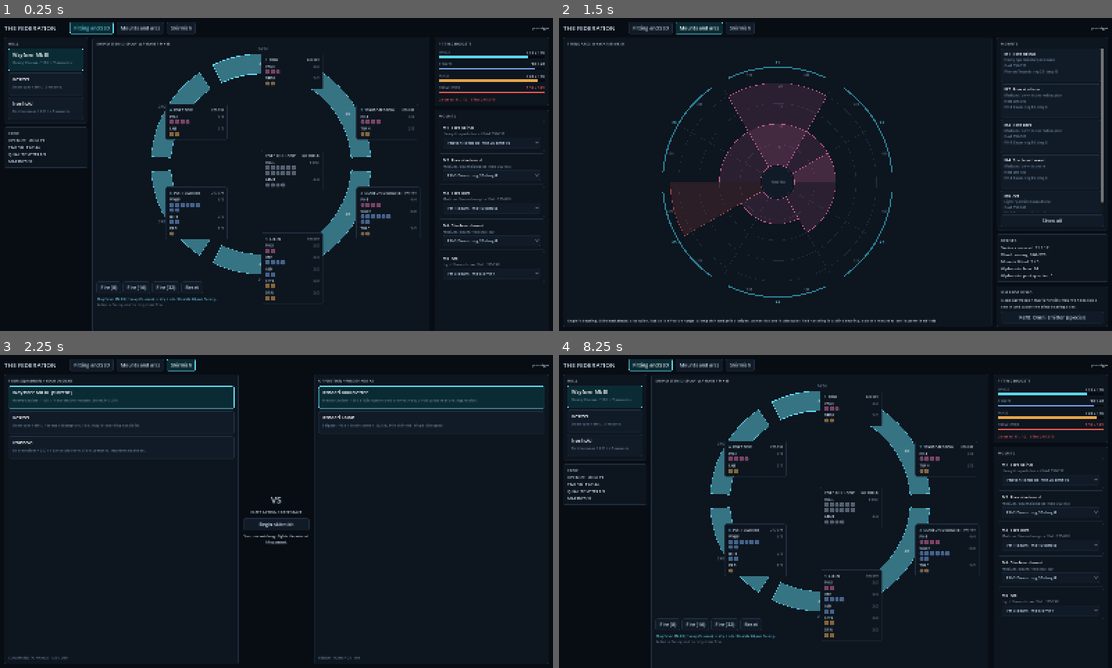
Above: before the commit, frames 1-4 (two rows, left to right).
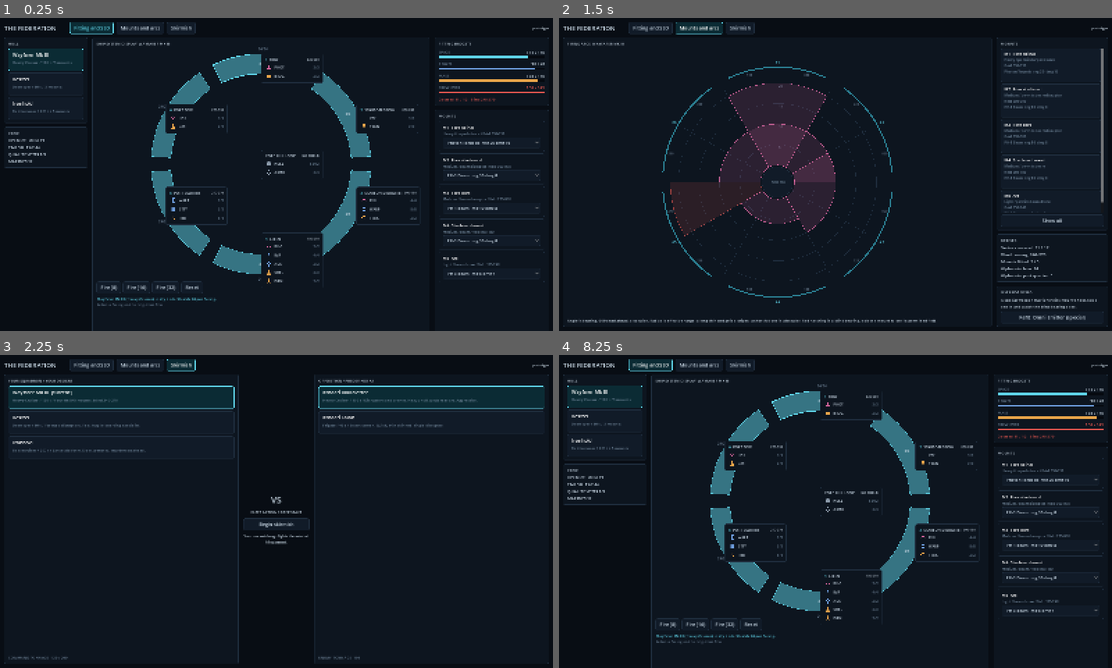
Above: after the commit, the same moments.

Repository: RubenTipparach/the-federation
Game: Godot game, scene res://scenes/main.tscn
The game is run twice, just before and just after one commit, with the same random seed, the same clock (stepped at 60 frames per second) and the same inputs.
Inputs:
- Up to frame 1 (0.25 s): no input
- Up to frame 2 (1.5 s): click "Fitting and SSD" at 0.5 s; click "Mounts and arcs" at 1.25 s
- Up to frame 3 (2.25 s): click "Skirmish" at 2 s
- Up to frame 4 (8.25 s): click "Begin skirmish" at 2.75 s; click "Tactical" at 3.5 s; click "Cinematic" at 4.25 s; click "Fire beams" at 5 s; click "Fire heavy" at 5.75 s; click "Reinforce weakest" at 6.5 s; click "Disengage" at 7.25 s; click "Fitting and SSD" at 8 s

The runs differ from the first frame. In frame 1, 1.9% of the frame differs, in the area x 29-76%, y 15-91%; in frame 2, nothing differs; in frame 3, nothing differs; in frame 4, 1.9%.

Commit message:
Show subsystem icons on the SSD instead of hit boxes
The ship systems display is a fitting view: it answers what is aboard and
whether it is intact, so each system is now an icon, its code, and a
remaining count. The per hit point boxes belong to the combat view, where
losing one box at a time is the thing being watched, and the hit box scene
stays for that use.

tools/gen_icons.py writes 19 committed 48x48 .png icons, one per subsystem
code, with a small dependency free rasteriser so the build machines need no
image library. The glyphs are white alpha masks tinted at runtime with the
family colour the rest of the UI already uses, so one file serves every
state: family colour intact, amber damaged, red destroyed.

Co-Authored-By: Claude Opus 5 <noreply@anthropic.com>
Claude-Session: https://claude.ai/code/session_01CvwCzyN7nJMTRzM6y36WyC

Diff:
--- a/scenes/ui/sys_line.tscn
+++ b/scenes/ui/sys_line.tscn
@@ -2,27 +2,27 @@
 
 [ext_resource type="Script" path="res://src/ui/sys_line.gd" id="1"]
 
-[node name="SysLine" type="VBoxContainer"]
-theme_override_constants/separation = 2
+[node name="SysLine" type="HBoxContainer"]
+theme_override_constants/separation = 6
 script = ExtResource("1")
 
-[node name="Head" type="HBoxContainer" parent="."]
+[node name="Icon" type="TextureRect" parent="."]
+custom_minimum_size = Vector2(20, 20)
 layout_mode = 2
-theme_override_constants/separation = 6
+size_flags_vertical = 4
+expand_mode = 1
+stretch_mode = 5
+mouse_filter = 2
 
-[node name="SysName" type="Label" parent="Head"]
+[node name="SysName" type="Label" parent="."]
 layout_mode = 2
 size_flags_horizontal = 3
+size_flags_vertical = 4
 theme_override_font_sizes/font_size = 10
 text = "SYSTEM"
 
-[node name="Count" type="Label" parent="Head"]
+[node name="Count" type="Label" parent="."]
 layout_mode = 2
+size_flags_vertical = 4
 theme_override_font_sizes/font_size = 10
 text = "0/0"
-
-[node name="Boxes" type="GridContainer" parent="."]
-layout_mode = 2
-columns = 6
-theme_override_constants/h_separation = 2
-theme_override_constants/v_separation = 2
--- a/src/ui/sys_line.gd
+++ b/src/ui/sys_line.gd
@@ -1,36 +1,33 @@
-extends VBoxContainer
+extends HBoxContainer
 
-## One system on the ship systems display: its name, what is left of it, and
-## one box per hit point wrapping six to a row, which is the layout the
-## approved plate uses. Boxes are instanced from a committed scene and only
-## painted here (CLAUDE.md 5.1).
+## One system on the ship systems display: its icon, its code, and what is
+## left of it. The SSD is a fitting view, so it answers "what is aboard and is
+## it intact"; the per hit point boxes belong to the combat view, where losing
+## one box at a time is the thing being watched.
+##
+## Icons are committed .png files (CLAUDE.md 3), tinted here with the family
+## colour the rest of the UI already uses, so one file serves every state.
 
-const HIT_BOX := preload("res://scenes/ui/hit_box.tscn")
+const ICON_DIR: String = "res://assets/icons/"
 
-var _boxes: Array[Panel] = []
 var _family: String = "hull"
 
 
-## Build the box row once, when the fit changes. Painting per frame never
-## touches the tree.
-func build(sys_name: String, boxes_max: int, family: String) -> void:
+## Called when the fit changes. Loading the texture is the only work here.
+func build(code: String, _boxes_max: int, family: String) -> void:
 	_family = family
-	$Head/SysName.text = sys_name
-	for child in $Boxes.get_children():
-		child.queue_free()
-	_boxes = []
-	for i in range(boxes_max):
-		var box: Panel = HIT_BOX.instantiate()
-		$Boxes.add_child(box)
-		_boxes.append(box)
+	$SysName.text = code
+	var path: String = ICON_DIR + code.to_lower().replace("-", "") + ".png"
+	$Icon.texture = load(path) if ResourceLoader.exists(path) else null
+	$Icon.visible = $Icon.texture != null
 
 
 func paint(cur: int, boxes_max: int) -> void:
-	$Head/Count.text = "%d/%d" % [cur, boxes_max]
+	$Count.text = "%d/%d" % [cur, boxes_max]
 	var dead: bool = cur <= 0
-	$Head/SysName.add_theme_color_override("font_color",
-		Palette.CRIT if dead else Palette.FG)
-	$Head/Count.add_theme_color_override("font_color",
-		Palette.CRIT if dead else Palette.DIM)
-	for i in range(_boxes.size()):
-		_boxes[i].paint(i < cur, _family)
+	var hurt: bool = cur < boxes_max and not dead
+	var hue: Color = Palette.CRIT if dead else (
+		Palette.AMBER if hurt else Palette.family_color(_family))
+	$Icon.modulate = hue if not dead else Palette.with_alpha(Palette.CRIT, 0.45)
+	$SysName.add_theme_color_override("font_color", Palette.CRIT if dead else Palette.FG)
+	$Count.add_theme_color_override("font_color", hue if dead or hurt else Palette.DIM)
Binary file added: assets/icons/armr.png
Not shown, added: assets/icons/armr.png.import
Binary file added: assets/icons/aux.png
Not shown, added: assets/icons/aux.png.import
Binary file added: assets/icons/brdg.png
Not shown, added: assets/icons/brdg.png.import
Binary file added: assets/icons/btty.png
Not shown, added: assets/icons/btty.png.import
Binary file added: assets/icons/disr.png
Not shown, added: assets/icons/disr.png.import
Binary file added: assets/icons/drn.png
Not shown, added: assets/icons/drn.png.import
(and 27 more such lines)
